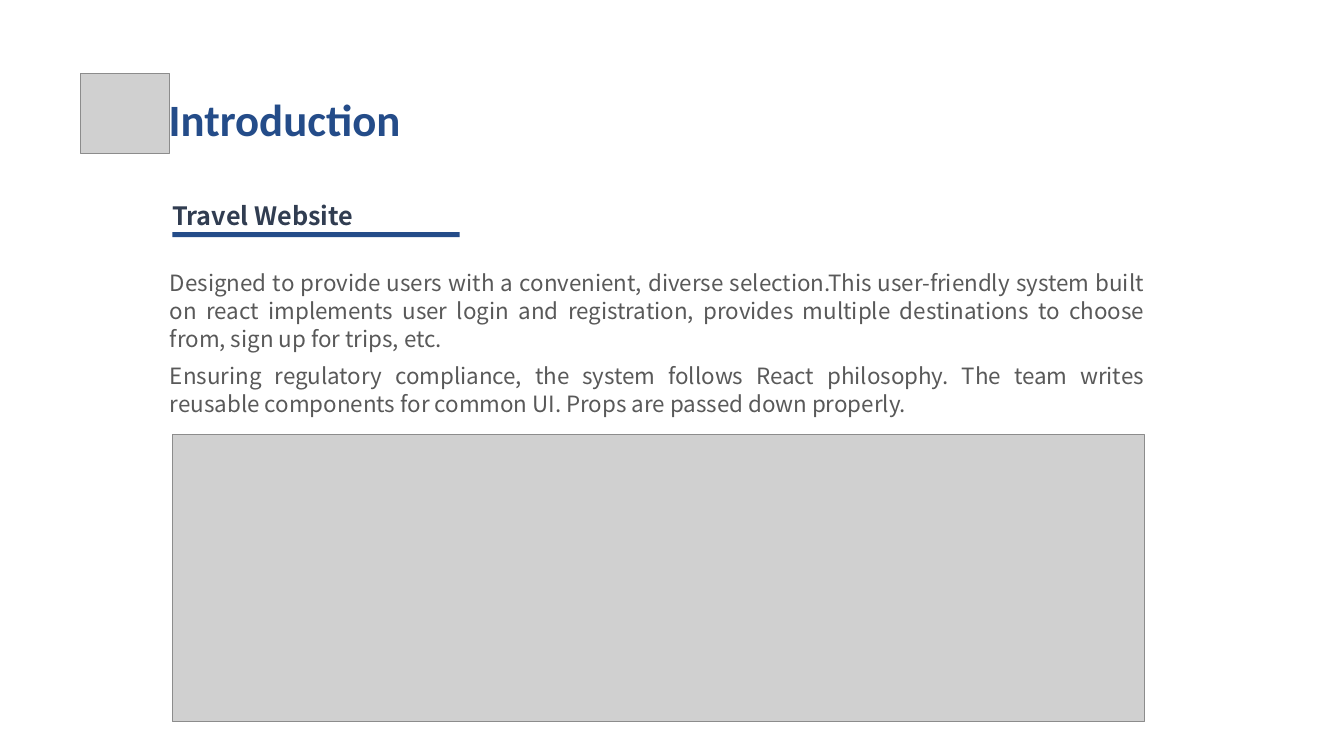
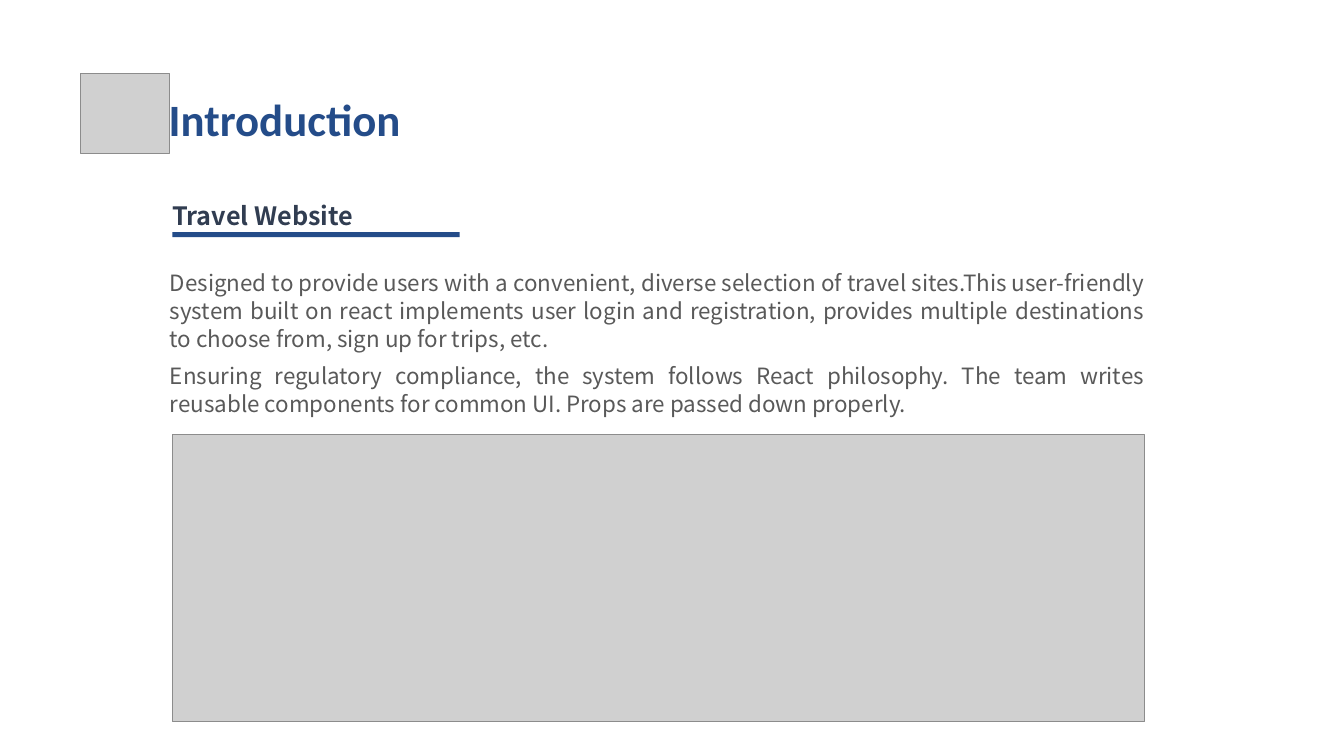
Before and after one commit to chongchen1999/TravelMingle, a slide deck: slide 4 of INFO6150-final.pptx. Drawn at 1344x756 pixels with LibreOffice and Linux fonts; fonts in the diff are those of the drawing; grey boxes stand for pictures; background and template pictures are left out. Boxes give left, top, right and bottom in pixels: in the first picture for what was removed or moved away, otherwise in the second. Text is boxed around its words. In the diff, an @@ line names an element or a change of style, - is before the commit and + after.

```diff
--- a/INFO6150-final.pptx
+++ b/INFO6150-final.pptx
@@ text at <box>170,273,1144,353</box>: text changed @@
-Designed to provide users with a convenient, diverse selection.This user-friendly system built on react implements user login and registration, provides multiple destinations to choose from, sign up for trips, etc.
+Designed to provide users with a convenient, diverse selection of travel sites.This user-friendly system built on react implements user login and registration, provides multiple destinations to choose from, sign up for trips, etc.
```
Also in this commit, not shown: 4 other slides changed, 2 slides added, 2 slides removed.
